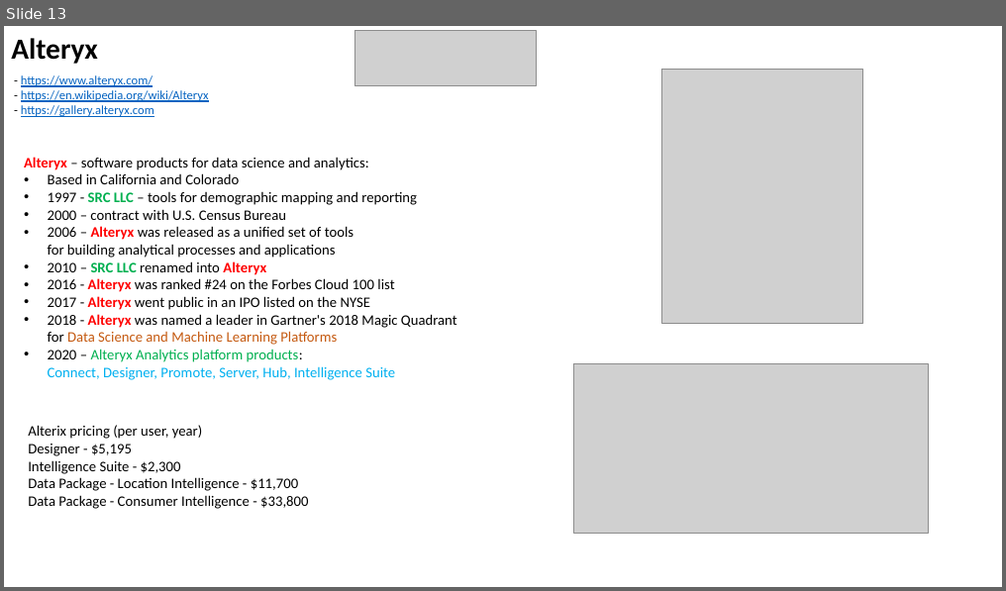
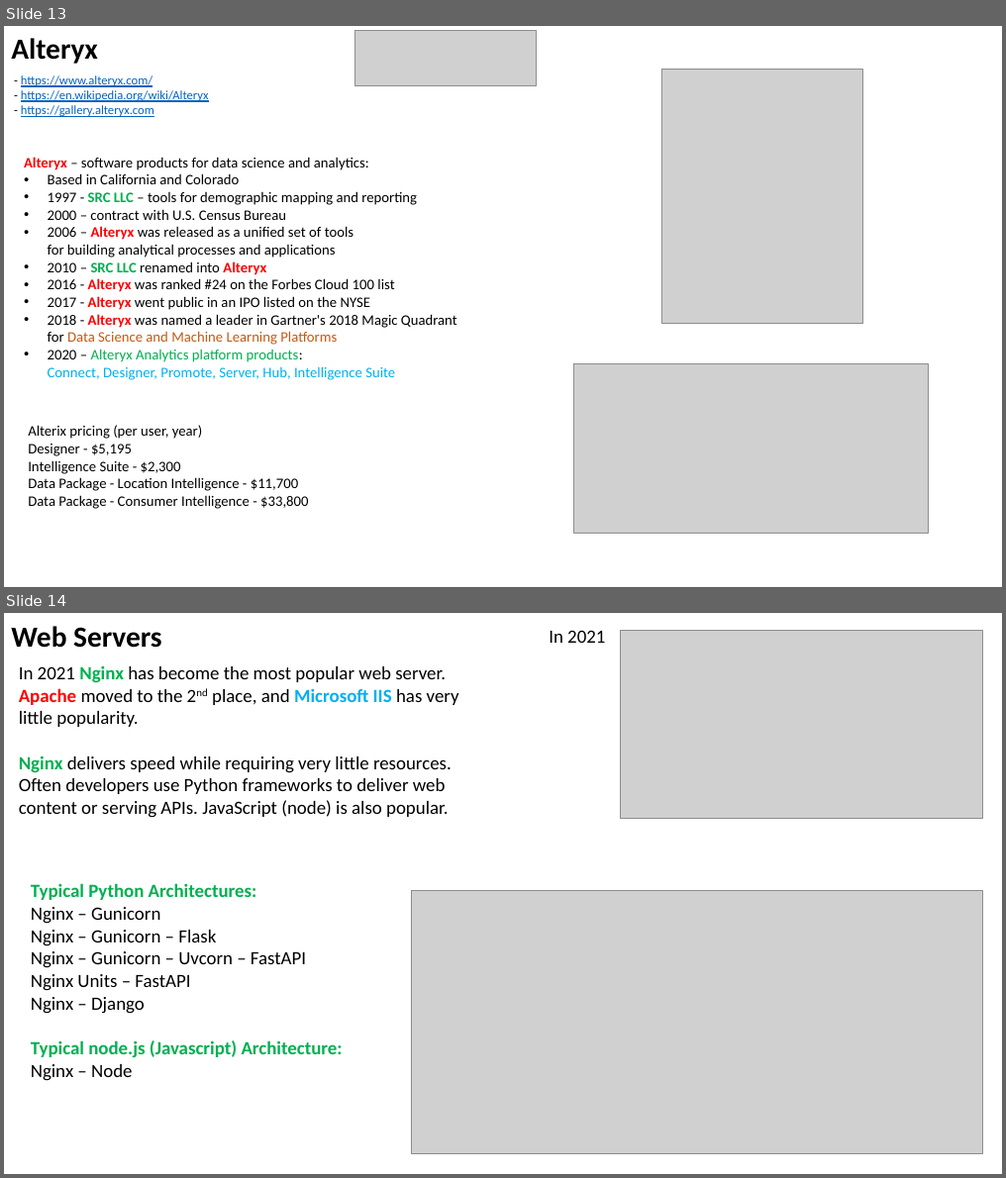
Before and after one commit to lselector/data_architect, a slide deck: DA_13_miscellaneous.pptx. Shown one above the other, each under a label of ours: slide 13 before the commit, slides 13 and 14 after it. The pictures are 1006x591 and 1006x1178 pixels, drawn with LibreOffice and Linux fonts; fonts in the diff are those of the drawing; grey boxes stand for pictures. Boxes give left, top, right and bottom in pixels: in the first picture for what was removed or moved away, otherwise in the second. Text is boxed around its words. In the diff, an @@ line names an element or a change of style, - is before the commit and + after.

```diff
--- a/DA_13_miscellaneous.pptx
+++ b/DA_13_miscellaneous.pptx
@@ slide 14 added at (4, 613, 1002, 1174), background #FFFFFF @@
@@ text added at (11, 626, 162, 648), 28 pt, text #000000, bold @@
+Web Servers
@@ text added at (548, 630, 605, 643), 18 pt, text #000000 @@
+In 2021
@@ picture added at (621, 630, 983, 819) @@
@@ text added at (19, 665, 459, 818), 18 pt, text #000000 @@
+In 2021 Nginx has become the most popular web server.
+Apache moved to the 2nd place, and Microsoft IIS has very little popularity.
+Nginx delivers speed while requiring very little resources.
+Often developers use Python frameworks to deliver web content or serving APIs. JavaScript (node) is also popular.
@@ text added at (31, 883, 343, 1081), 18 pt, text #000000 @@
+Typical Python Architectures:
+Nginx – Gunicorn
+Nginx – Gunicorn – Flask
+Nginx – Gunicorn – Uvcorn – FastAPI
+Nginx Units – FastAPI
+Nginx – Django
+Typical node.js (Javascript) Architecture:
+Nginx – Node
@@ picture added at (411, 891, 982, 1155) @@
```
Also in this commit, not shown: 2 slides changed.
